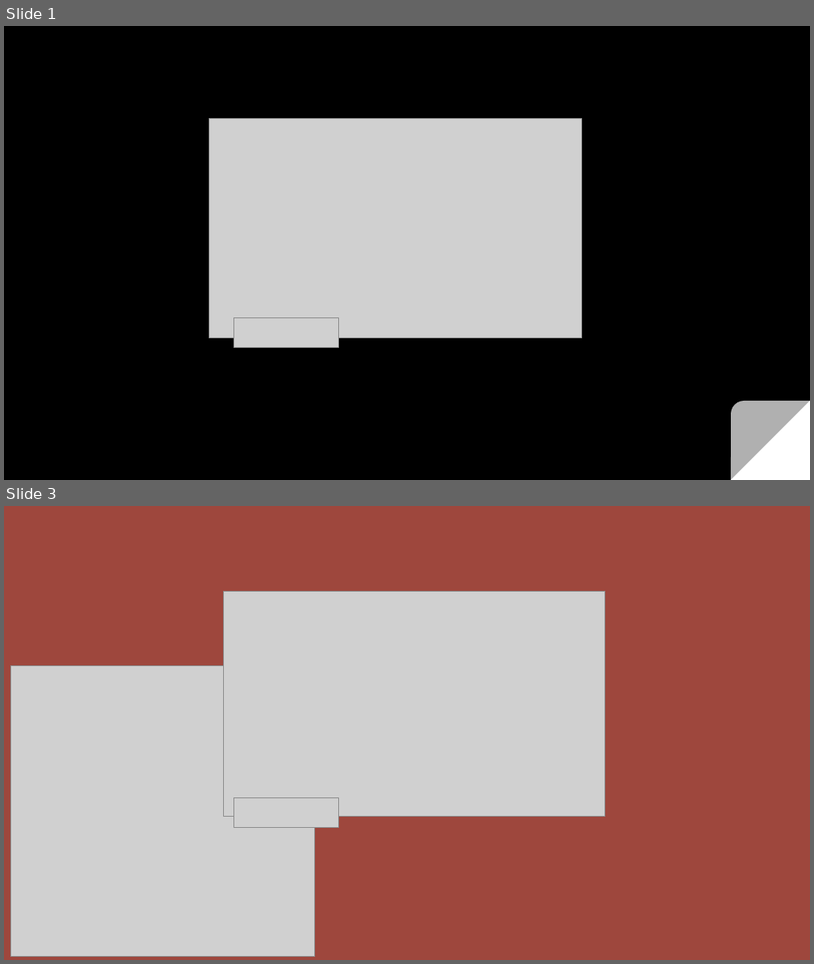
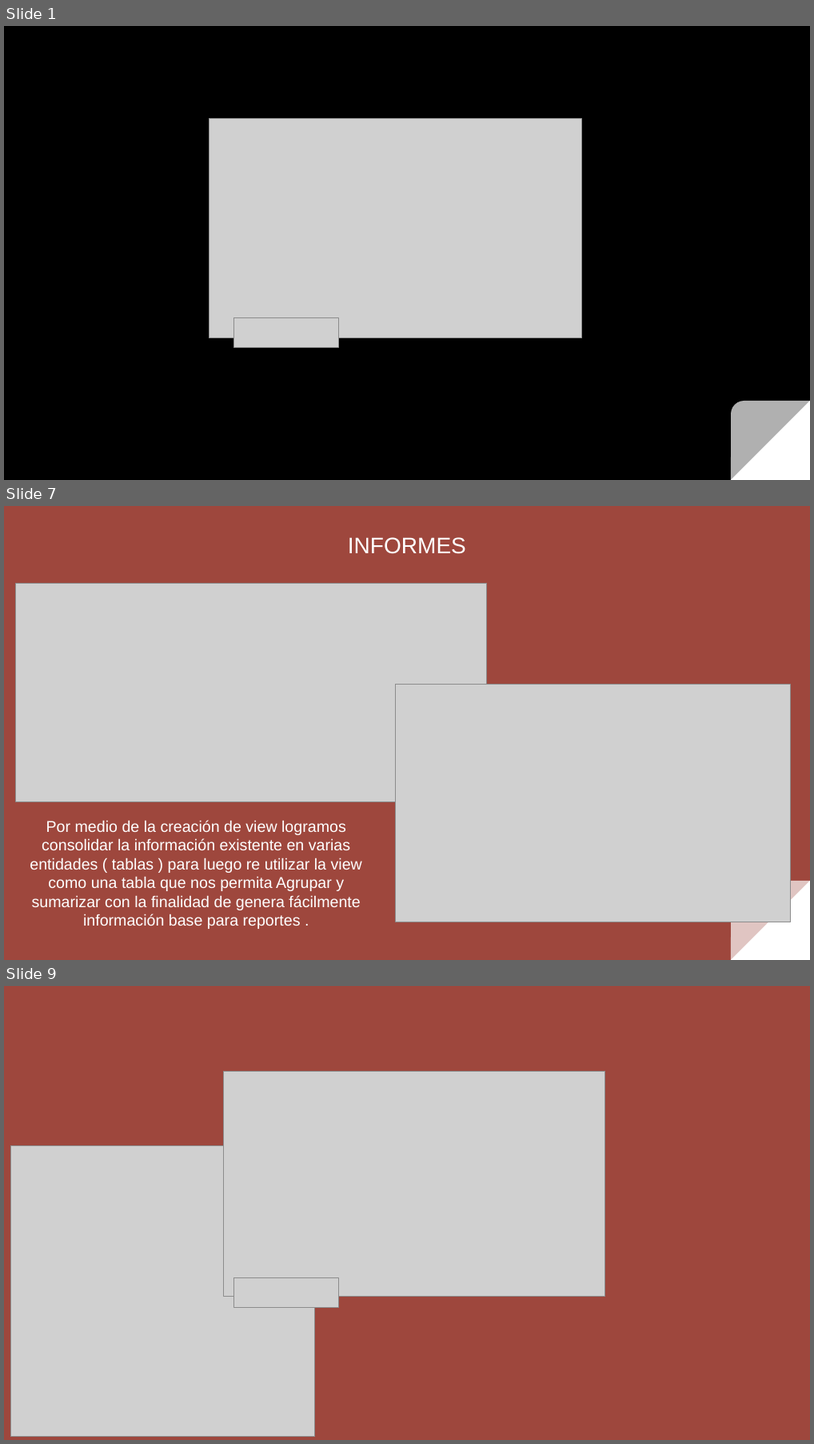
Before and after one commit to JesusRamirezGamarra/MySQL-POKEBASE, a slide deck: ( Business Model ) - Pokemon.pptx. Shown one above the other, each under a label of ours: slides 1 and 3 before the commit, slides 1, 7 and 9 after it; the slides between them are not shown. The pictures are 814x964 and 814x1444 pixels, drawn with LibreOffice and Linux fonts; fonts in the diff are those of the drawing; grey boxes stand for pictures. Boxes give left, top, right and bottom in pixels: in the first picture for what was removed or moved away, otherwise in the second. Text is boxed around its words. In the diff, an @@ line names an element or a change of style, - is before the commit and + after.

Commit message:
informe Final

```diff
--- a/( Business Model ) - Pokemon.pptx
+++ b/( Business Model ) - Pokemon.pptx
@@ slide 7 added at box(4, 506, 810, 960), background #9E473D; not listed: 2 template elements that a slide beside it also shows @@
@@ text added at box(348, 537, 466, 554), 20 pt, text #FFFFFF @@
+INFORMES
@@ picture added at box(16, 583, 487, 801) @@
@@ picture added at box(396, 684, 790, 922) @@
@@ text added at box(30, 820, 362, 928), 14 pt, text #FFFFFF @@
+Por medio de la creación de view logramos consolidar la información existente en varias entidades ( tablas ) para luego re utilizar la view como una tabla que nos permita Agrupar y sumarizar con la finalidad de genera fácilmente información base para reportes .
@@ what was slide 3 is now slide 9 @@
```
Also in this commit, not shown: 1 slide changed, 5 other slides added, 1 other file.
